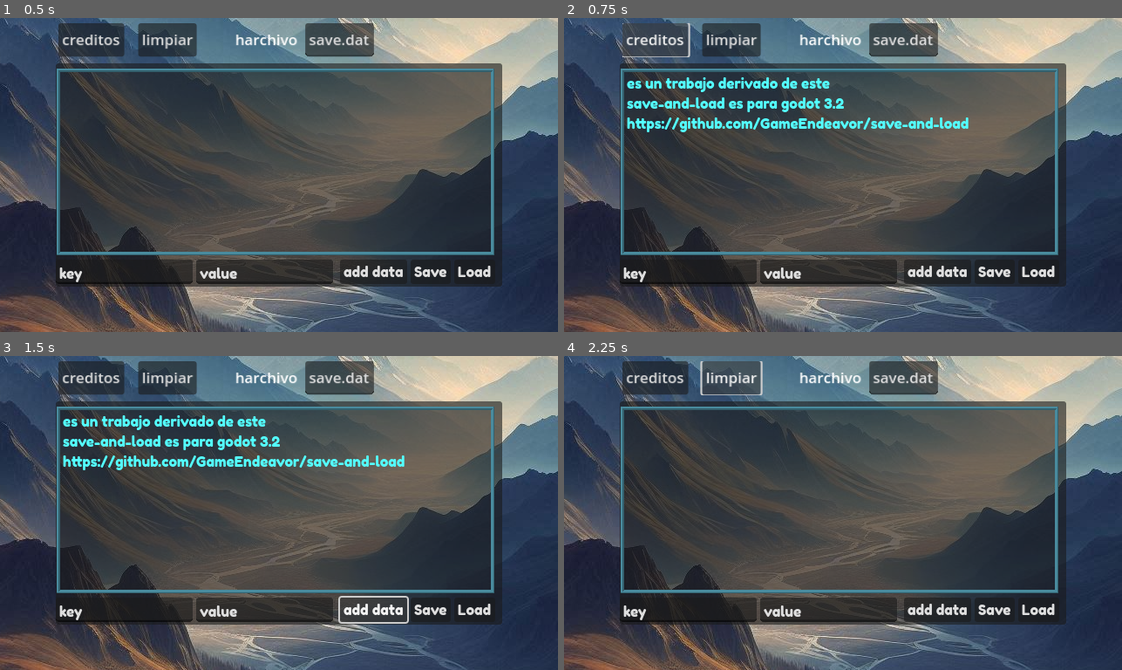
Above: before the commit, frames 1-4 (two rows, left to right).
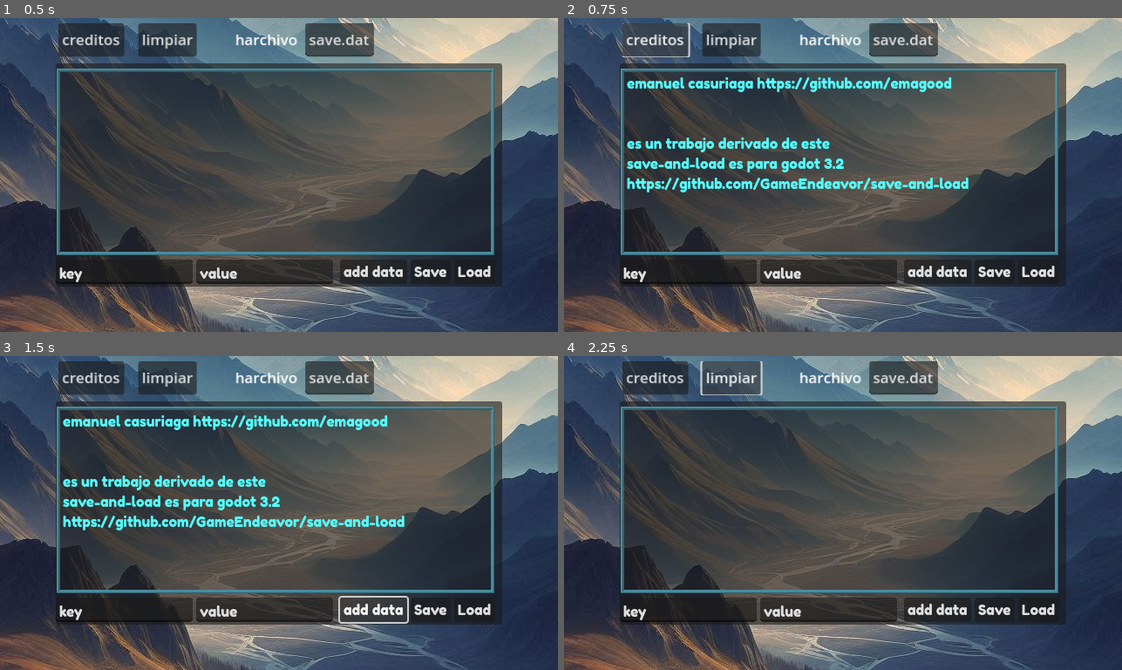
Above: after the commit, the same moments.

Repository: emagood/FileRun-Godot
Game: Godot game, scene res://Main.tscn
Same seed, same stepped clock (60 frames per second), same inputs: the game is played once before the commit and once after it.
Inputs:
- Up to frame 1 (0.5 s): no input
- Up to frame 2 (0.75 s): click "creditos" at 0.5 s
- Up to frame 3 (1.5 s): click "add data" at 1.25 s
- Up to frame 4 (2.25 s): click "limpiar" at 2 s

Frame 1 is identical in both runs. In frame 2, 5.9% of the frame differs, in the area x 11-73%, y 18-56%; in frame 3, 5.9%; in frame 4, nothing differs.

Commit message:
Update Main.gd

Diff:
--- a/Main.gd
+++ b/Main.gd
@@ -140,6 +140,9 @@
 
 func _on_button_pressed() -> void:
 	console_label.text = ""
+	console_write("emanuel casuriaga https://github.com/emagood")
+	console_write(" ")
+	console_write(" ")
 	console_write("es un trabajo derivado de este ")
 	console_write("save-and-load es para godot 3.2 ")
 	console_write("https://github.com/GameEndeavor/save-and-load")
